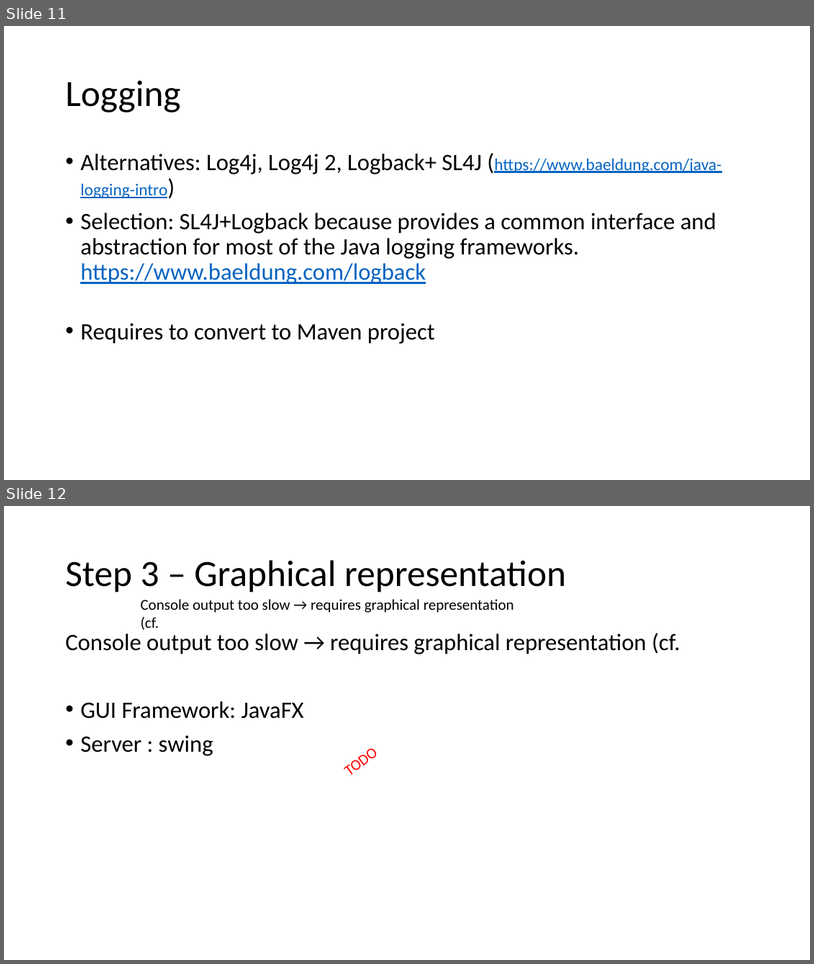
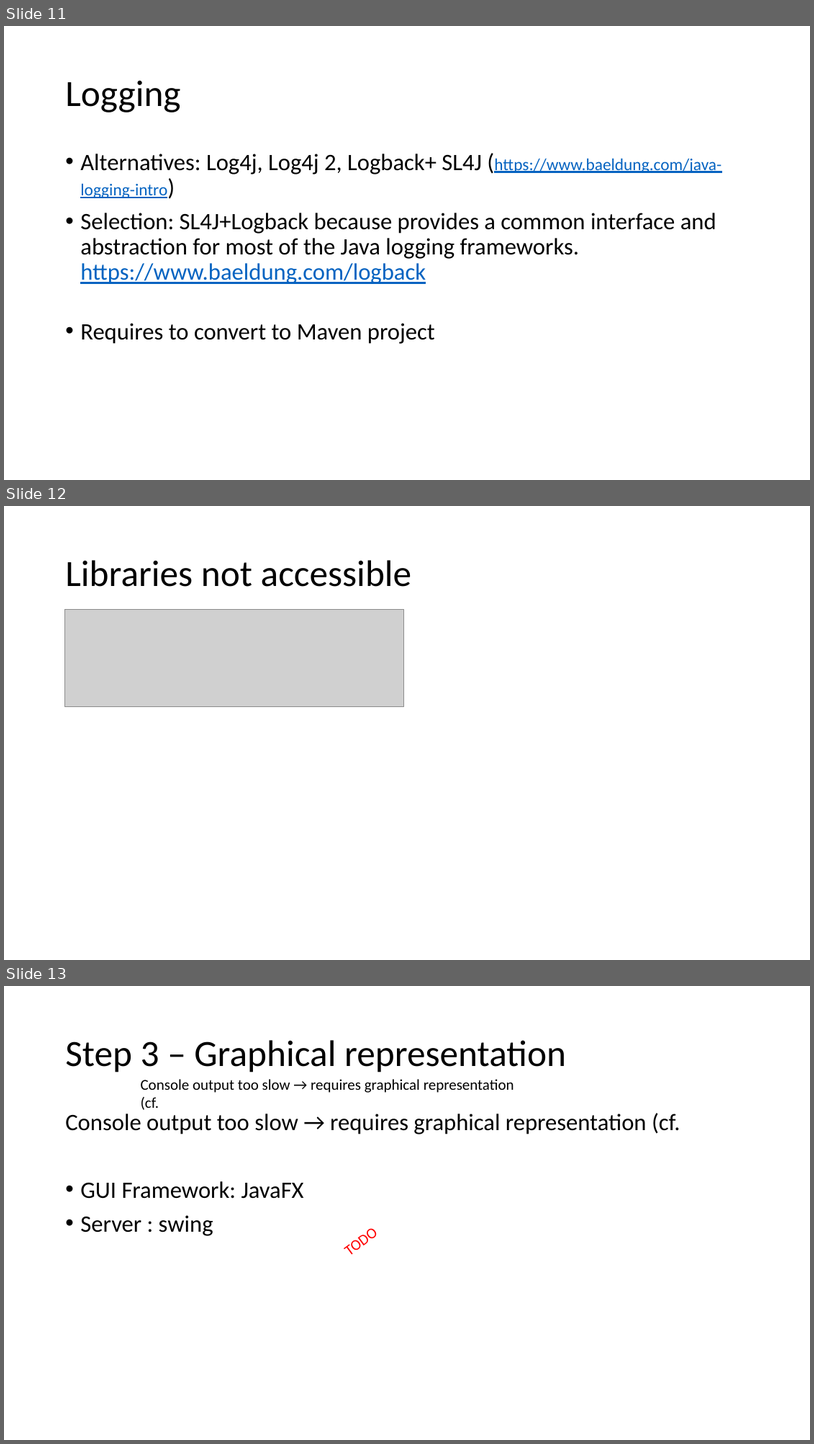
Before and after one commit to devidin/yavumeter, a slide deck: doc/Steps overview.pptx. Shown one above the other, each under a label of ours: slides 11 and 12 before the commit, slides 11, 12 and 13 after it. The pictures are 814x964 and 814x1444 pixels, drawn with LibreOffice and Linux fonts; fonts in the diff are those of the drawing; grey boxes stand for pictures. Boxes give left, top, right and bottom in pixels: in the first picture for what was removed or moved away, otherwise in the second. Text is boxed around its words. In the diff, an @@ line names an element or a change of style, - is before the commit and + after.

```diff
--- a/doc/Steps overview.pptx
+++ b/doc/Steps overview.pptx
@@ slide 12 added at (4,506,810,960), background #FFFFFF @@
@@ title added at (65,560,412,587), 44 pt, text #000000 @@
+Libraries not accessible
@@ picture added at (65,610,404,706) @@
@@ what was slide 12 is now slide 13 @@
```
Also in this commit, not shown: 4 other files.
